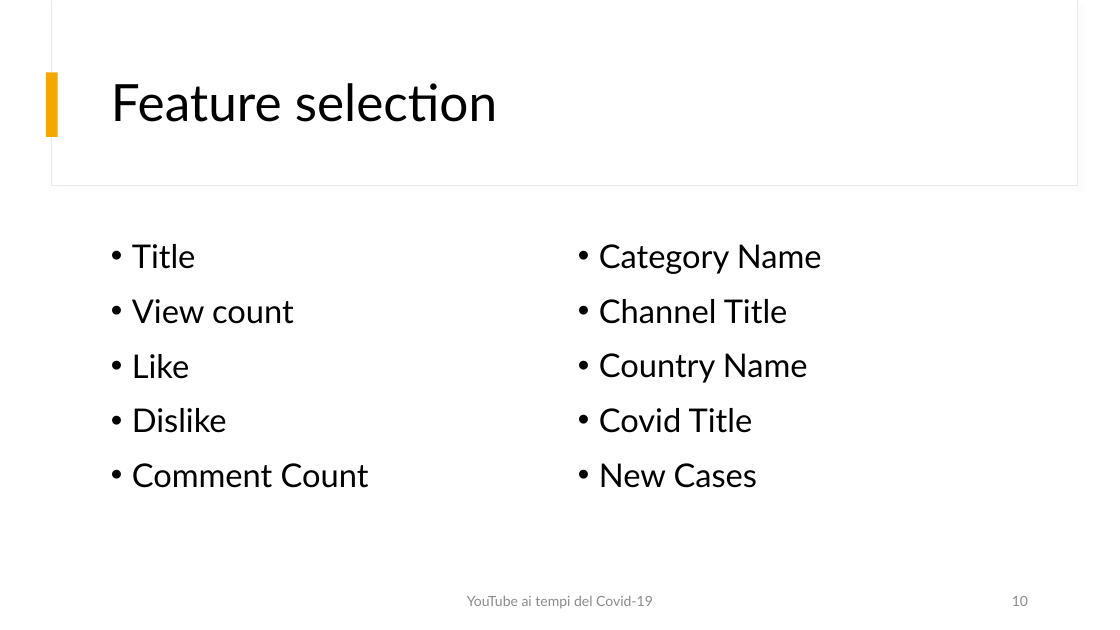
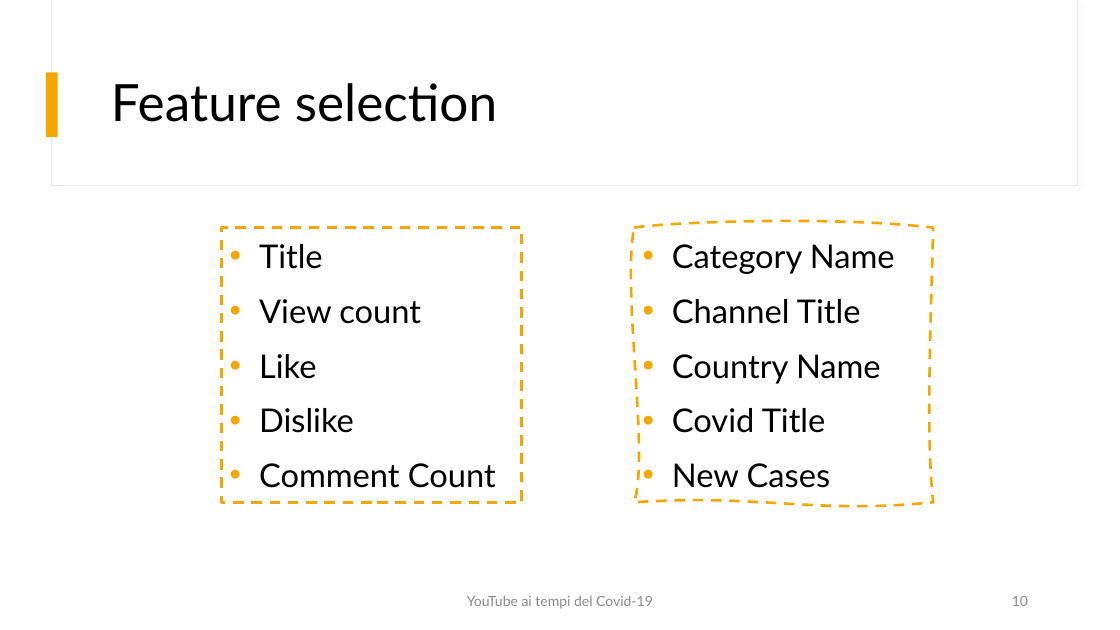
Before and after one commit to fedelux3/Youtube_trending_analysis, a slide deck: slide 10 of presentazione/presentazione.pptx. Drawn at 1120x630 pixels with LibreOffice and Linux fonts; fonts in the diff are those of the drawing. Boxes give left, top, right and bottom in pixels: in the first picture for what was removed or moved away, otherwise in the second. Text is boxed around its words. In the diff, an @@ line names an element or a change of style, - is before the commit and + after.

```diff
--- a/presentazione/presentazione.pptx
+++ b/presentazione/presentazione.pptx
@@ text added at [222,228,523,502], outline #F5A700 2.25 pt dashed, 28 pt, text #000000 @@
+• Title
+• View count
+• Like
+• Dislike
+• Comment Count
@@ freeform shape added at [634,228,933,502], outline #F5A700 2.25 pt dashed, 28 pt, text #000000 @@
+• Category Name
+• Channel Title
+• Country Name
+• Covid Title
+• New Cases
@@ text removed at [132,244,369,488] @@
-• Title
-• View count
-• Like
-• Dislike
-• Comment Count
@@ text removed at [599,244,822,488] @@
-• Category Name
-• Channel Title
-• Country Name
-• Covid Title
-• New Cases
```
Also in this commit, not shown: 11 other slides changed.
